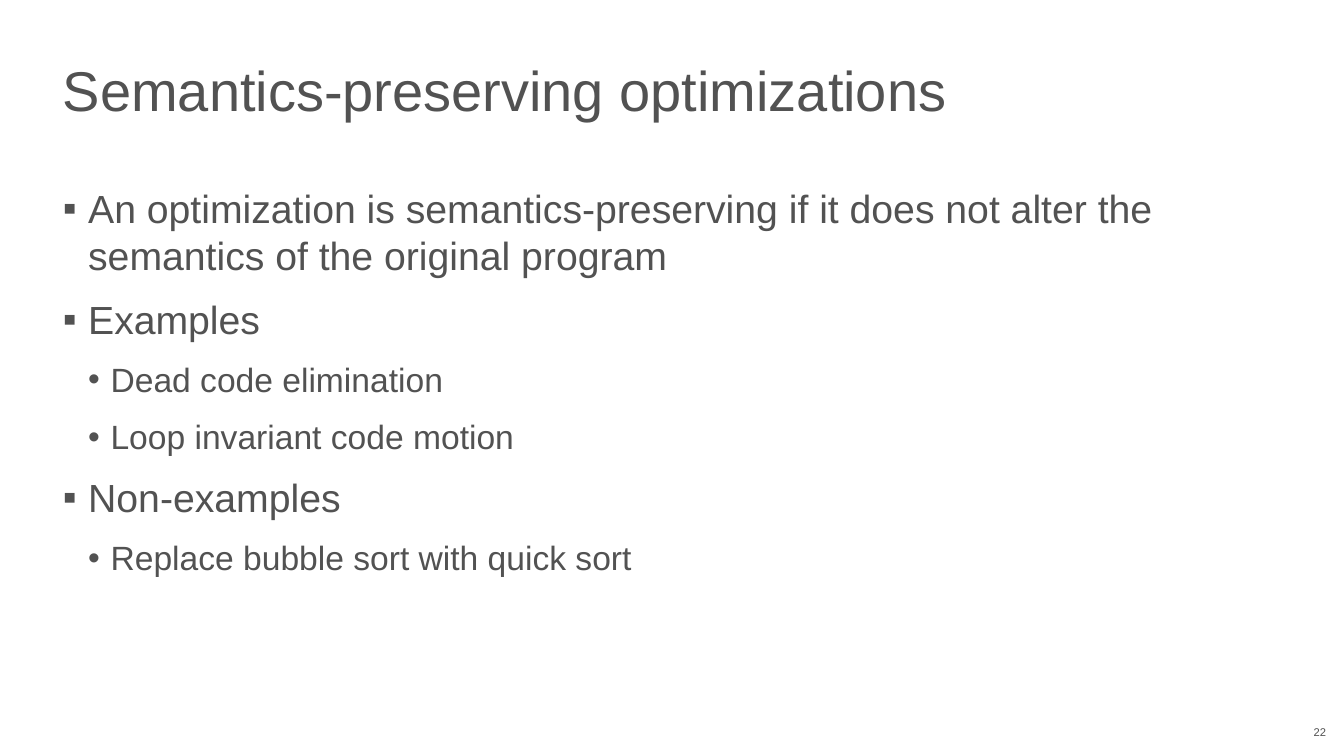
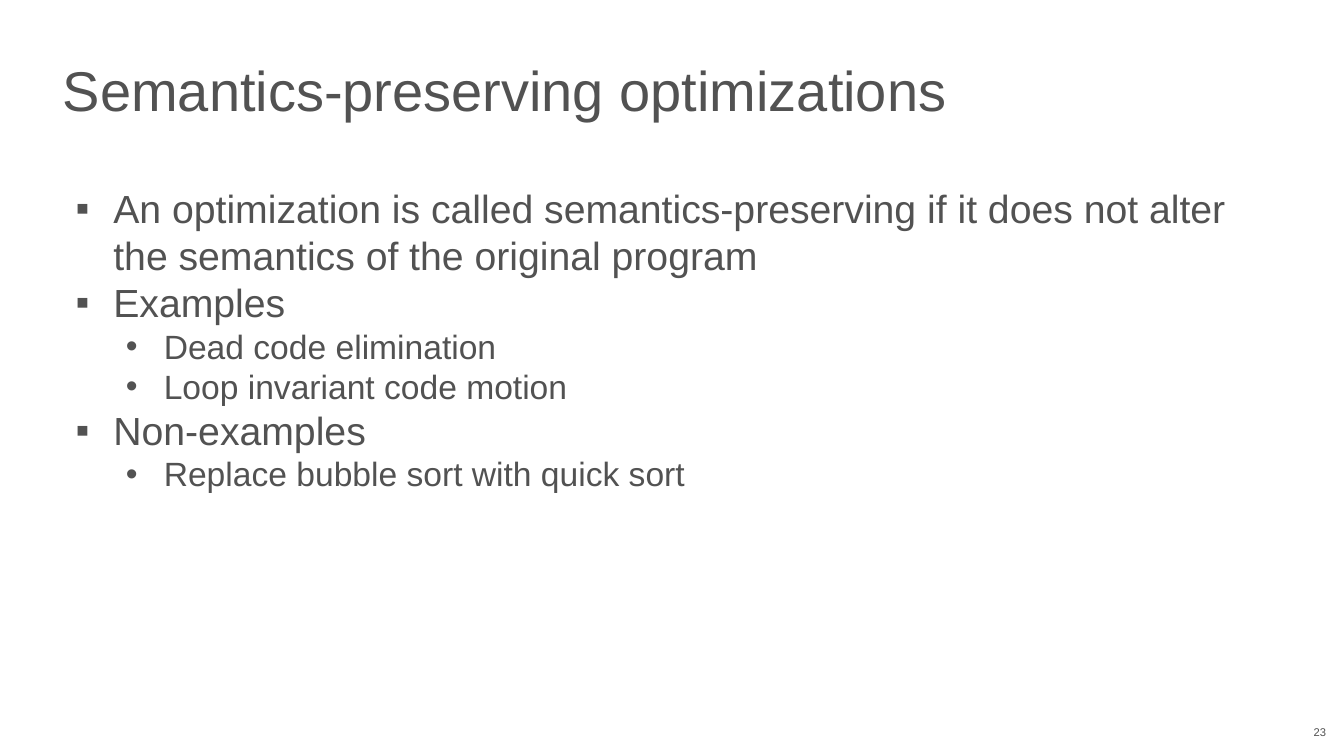
Before and after one commit to NN-complr-tech/Complr-course-lectures, a slide deck: slide 23 of 05-Optimizations-1.pptx (slide 22 before the commit). Drawn at 1344x756 pixels with LibreOffice and Linux fonts; fonts in the diff are those of the drawing. Boxes give left, top, right and bottom in pixels: in the first picture for what was removed or moved away, otherwise in the second. Text is boxed around its words. In the diff, an @@ line names an element or a change of style, - is before the commit and + after.

Commit message:
Add 05-Optimizations-1 slides (2026)

```diff
--- a/05-Optimizations-1.pptx
+++ b/05-Optimizations-1.pptx
@@ text at bbox=[113, 194, 1225, 278]: text changed @@
-▪ An optimization is semantics-preserving if it does not alter the semantics of the original program
+▪ An optimization is called semantics-preserving if it does not alter the semantics of the original program
@@ text at bbox=[113, 288, 685, 493]: indent changed; less space between paragraphs @@
@@ page number at bbox=[1314, 728, 1326, 736]: text changed @@
-22
+23
```
Also in this commit, not shown: 22 other slides changed, 3 slides added, 1 slide removed.
